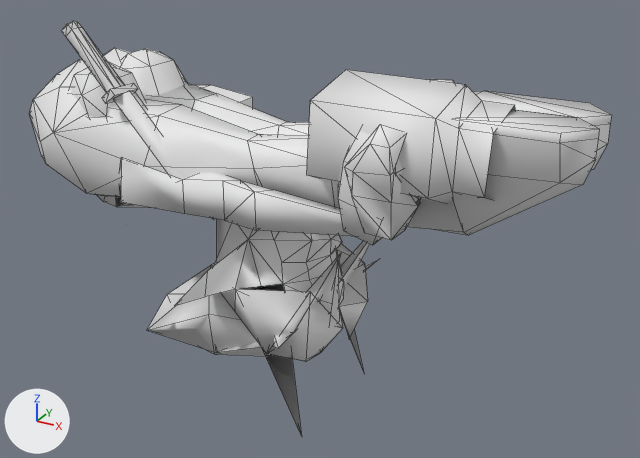
Two versions of the Blender file Aria_Example/Aria_Hiro_Adult.blend, one commit apart.
Rendered twice from a 50 mm camera at (4.58, -4.53, 1.87) aimed at (2.04, 0.09, -0.44). Arrows for +X, +Y and +Z are at lower left; the lights stay in place. Mesh edges are drawn as thin lines. Materials are left out; every surface is plain grey.

The first picture shows 'Bottle', 'Bottle.Hand.L', 'riggedmesh'.
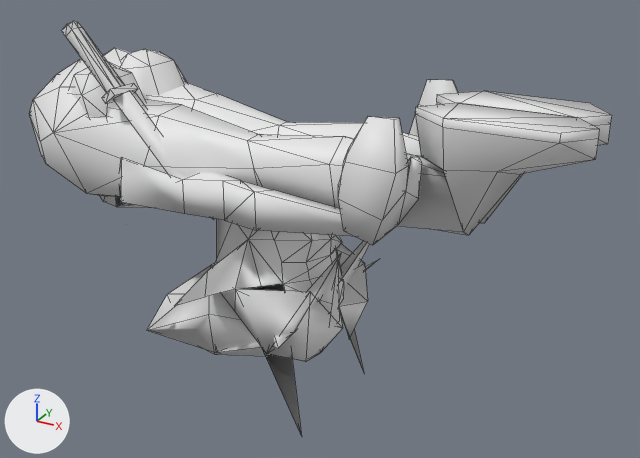
What the commit changed:
me_me_06002748 is used by ob_riggedmesh; location (0.0, 0.0, 0.0).
Verts and faces of me_me_06002748; kept vertices keep their numbers, new ones are numbered from 567.
Before the commit, vertices of me_me_06002748: 46 (2.19, 0.05, -0.42), 47 (2.25, 0.0, -0.45) at pixel (342, 242), 48 (2.19, -0.05, -0.42) at pixel (330, 239), 448 (2.19, 0.05, -0.42), 449 (2.19, -0.05, -0.42) at pixel (330, 239).
Before the commit, vertices of me_me_06002748: 176 (3.62, -0.01, 0.3), 177 (3.62, -0.28, 0.29) at pixel (559, 182), 184 (3.61, 0.25, 0.28), 185 (3.61, -0.01, 0.29), 539 (3.69, 0.13, 0.25) at pixel (593, 169).
Before the commit, vertices of me_me_06002748: 548 (3.7, -0.15, 0.25) at pixel (582, 184).
me_me_06002748 had 567 vertices, 669 faces, 2 loose edges and spanned x -0.05..3.76, y -0.79..0.76, z -1.72..0.84.
me_me_06002748 now has 537 vertices, 651 faces, 5 loose edges and spans x -0.05..3.76, y -0.79..0.76, z -1.72..0.84.
me_me_06002748 part 1: the loose piece of 6 vertices spanning x 0.58..1.2, y 0.4..0.76, z 0.2 is deleted.
me_me_06002748 part 2: the loose piece of 4 vertices spanning x 1.2, y 0.4..0.62, z -0.13..0.2 is deleted.
Part 3, on me_me_06002748:
Vertices deleted: 448, 449 (with the faces that use them).
New vertex 572 is at (1.84, 0.44, -0.66).
New vertex 579 is at (2.18, 0.0, -0.4).
New faces: (47, 579, 48), (46, 579, 47).
Part 4, on me_me_06002748:
Vertices 176, 177, 184, 185 move by (-0.33, 0.0, 0.0).
Vertex 539 moves to (3.37, 0.13, 0.25).
Vertex 548 moves to (3.38, -0.15, 0.25), pixel (520, 174).
Part 5, on me_me_06002748:
15 vertices are removed from x 0.46..1.12, y -0.35..0.55, z -0.31..0.78.
27 faces are deleted.
3 vertices in x 0.47..0.62, y -0.18..0.15, z -0.29..-0.23 move by (0.03, 0.0, 0.0).
3 vertices move from x 0.36..1.06, y -0.39..0.35, z -0.17..0.0 to x 0.36..0.65, y -0.29..0.25, z -0.23..-0.16.
11 vertices are added at x 0.02..1.54, y -0.38..0.24, z -0.3..0.45.
3 loose edges are added.
16 new faces join them.
Object 'Bottle' (ob_bottle) is now hidden.
Object 'Bottle.Hand.L' (ob_bottle_hand_l) is now hidden.

What differs and where, as boxes [x1, y1, x2, y2] in the pictures (640 x 458 px; the box of a moved part takes in the faces that stretch with it):
'Bottle', hidden: before [307, 70, 515, 203]
'Bottle.Hand.L', hidden: before [344, 124, 422, 240]
part 1 of me_me_06002748, deleted: before [195, 85, 252, 102]
part 2 of me_me_06002748, deleted: before [239, 97, 253, 108]
part 3 of me_me_06002748, built on: [331, 235, 342, 242] in both
part 4 of me_me_06002748, moved or reshaped: before [453, 134, 607, 235]; after [443, 127, 607, 235]
part 5 of me_me_06002748, moved or reshaped: before [84, 30, 215, 220]; after [84, 30, 214, 220]
